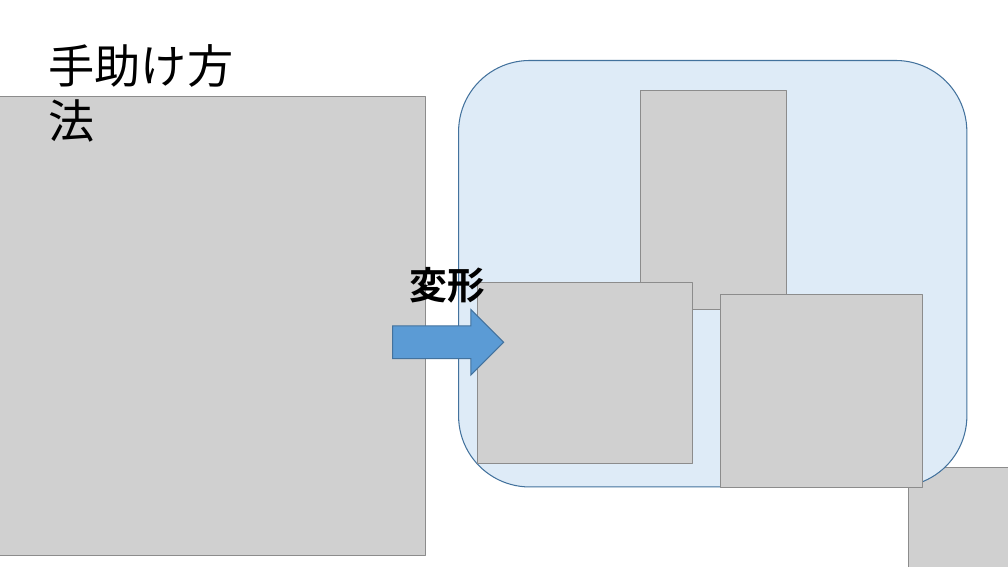
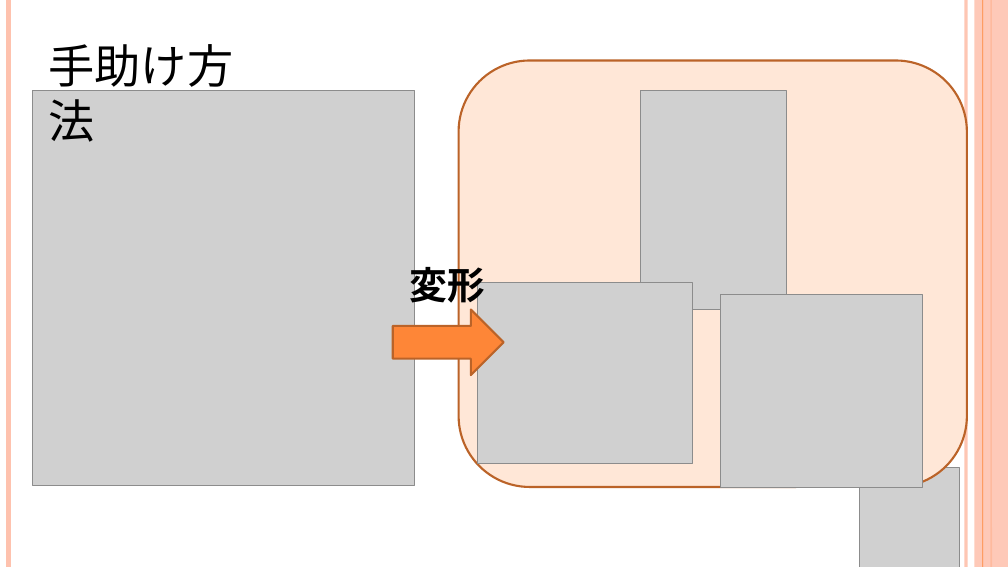
Before and after one commit to CaseStudyG18/master, a slide deck: slide 4 of プレゼン/G18_プレゼン用PWP.pptx. Drawn at 1008x567 pixels with LibreOffice and Linux fonts; fonts in the diff are those of the drawing; grey boxes stand for pictures. Boxes give left, top, right and bottom in pixels: in the first picture for what was removed or moved away, otherwise in the second. Text is boxed around its words. In the diff, an @@ line names an element or a change of style, - is before the commit and + after.

```diff
--- a/プレゼン/G18_プレゼン用PWP.pptx
+++ b/プレゼン/G18_プレゼン用PWP.pptx
@@ line added from (8, 0) to (8, 567), #FEC3AE 4.5 pt @@
@@ line added from (966, 0) to (966, 567), #FEC3AE 3 pt @@
@@ rectangle added at (x1=975, y1=0, x2=1008, y2=567), fill #FEC3AE at 87% opacity @@
@@ line added from (983, 0) to (983, 567), #FE8637 0.75 pt @@
@@ line added from (991, 0) to (991, 567), #FE8637 1.5 pt @@
@@ text "手助け方法" at (x1=48, y1=44, x2=233, y2=142): font Karla to Noto Sans CJK JP @@
@@ rounded rectangle at (x1=459, y1=60, x2=967, y2=487): fill #DEEBF7 to #FFE7D7; outline #43739E 1 pt to #BC6329 2 pt @@
@@ picture resized from (x1=0, y1=97, x2=426, y2=556) to (x1=32, y1=90, x2=414, y2=485) @@
@@ text "変形" at (x1=410, y1=261, x2=486, y2=310): font Calibri to TeX Gyre Schola @@
@@ right arrow at (x1=393, y1=309, x2=504, y2=375): fill #5B9BD5 to #FE8637; outline #43739E 1 pt to #BC6329 2 pt @@
@@ picture moved from (x1=909, y1=467, x2=1008, y2=567) to (x1=860, y1=467, x2=960, y2=567) @@
@@ ellipse added at (x1=899, y1=473, x2=960, y2=518), fill #FE8637 @@
```
Also in this commit, not shown: 10 other slides changed, 1 slide added, 2 slides removed.
